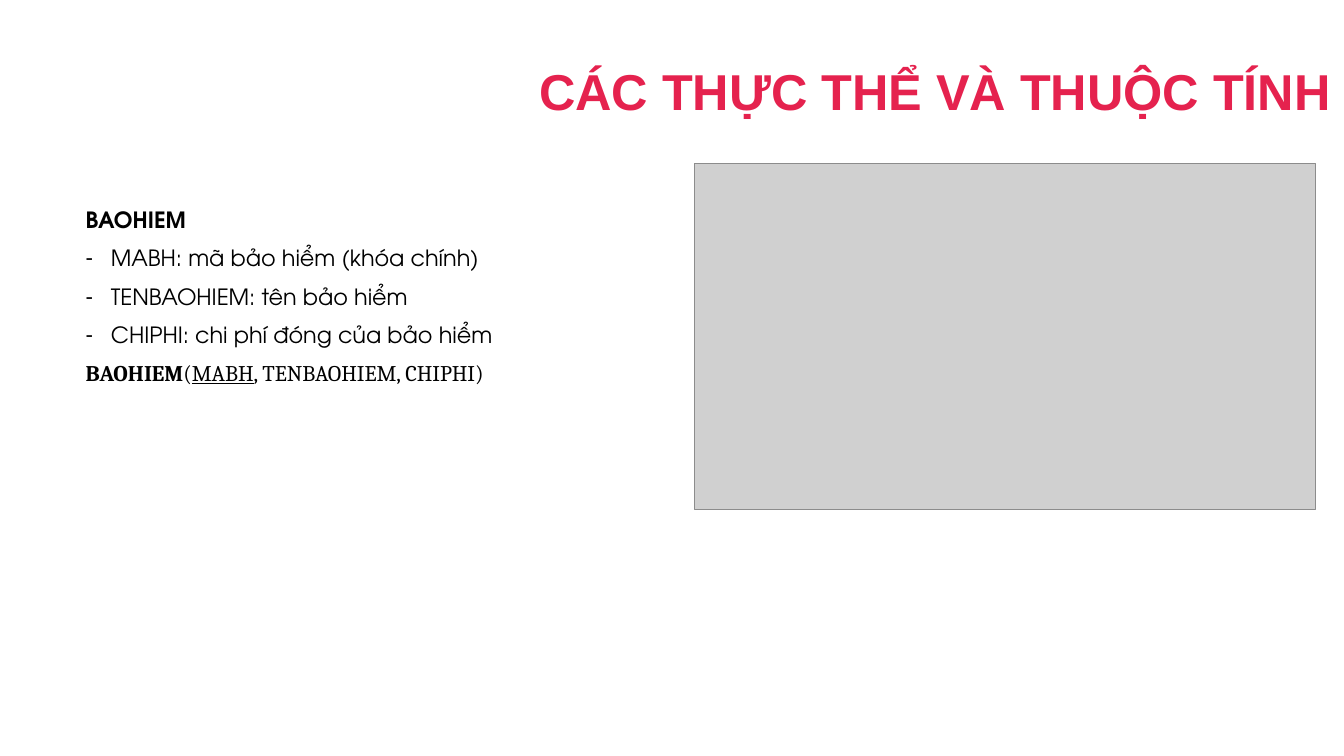
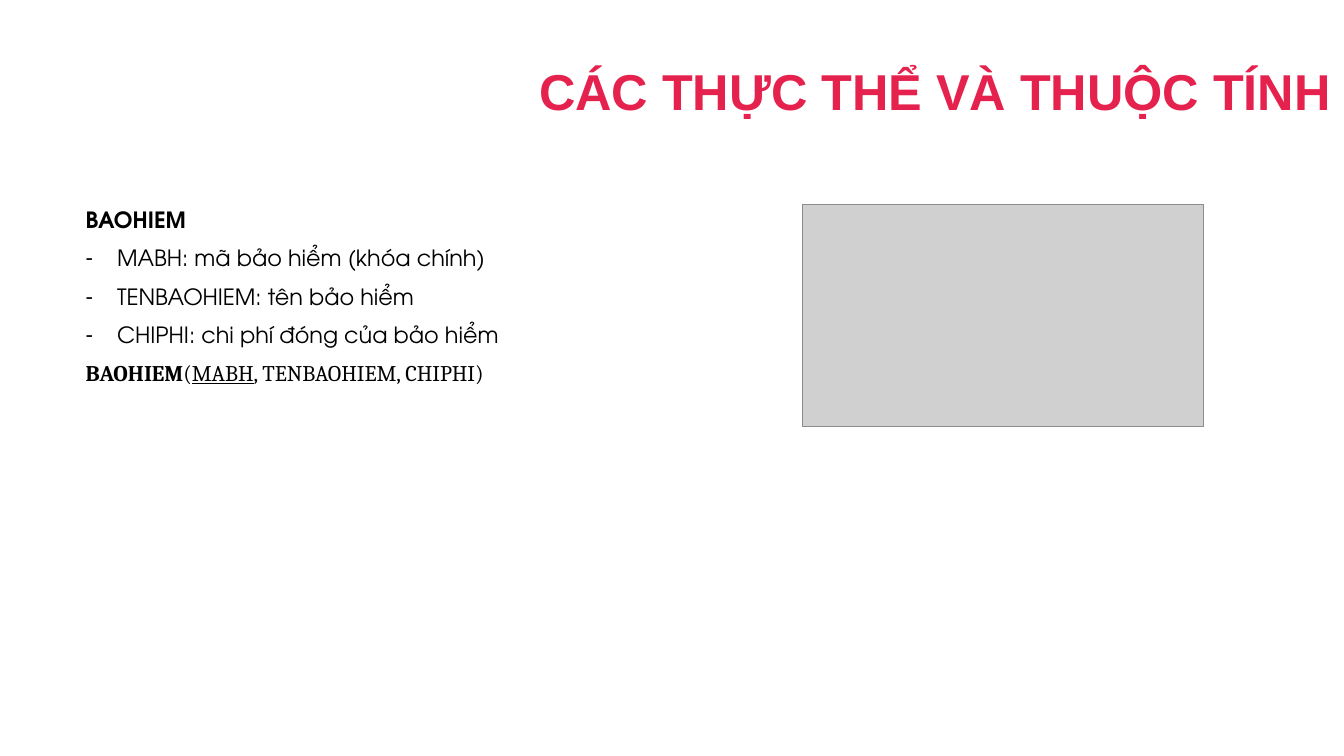
Before and after one commit to dangbinhphuoc/Sql_QuanLyNhanSu, a slide deck: slide 14 of PPQuanLyNhanSu.pptx. Drawn at 1344x756 pixels with LibreOffice and Linux fonts; fonts in the diff are those of the drawing; grey boxes stand for pictures; background and template pictures are left out. Boxes give left, top, right and bottom in pixels: in the first picture for what was removed or moved away, otherwise in the second. Text is boxed around its words. In the diff, an @@ line names an element or a change of style, - is before the commit and + after.

```diff
--- a/PPQuanLyNhanSu.pptx
+++ b/PPQuanLyNhanSu.pptx
@@ picture removed at (695, 163, 1317, 509) @@
@@ text "BAOHIEM" rewrapped from (86, 211, 493, 384) to (86, 211, 499, 384) @@
@@ picture added at (804, 205, 1205, 427) @@
```
Also in this commit, not shown: 21 other slides changed, 1 slide added, 1 slide removed, 2 other files.
